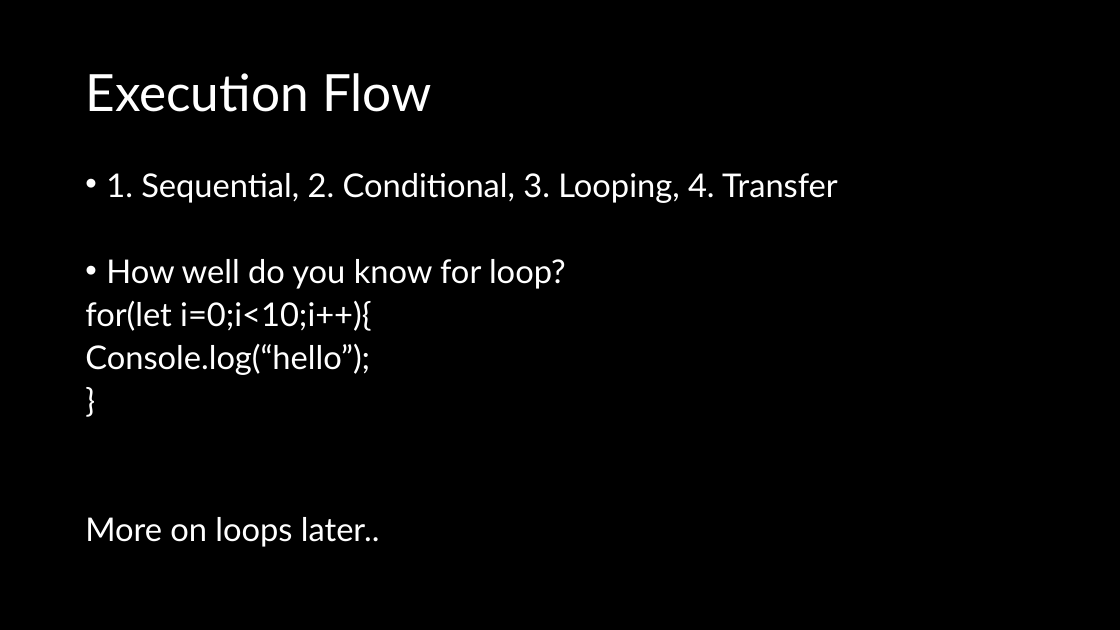
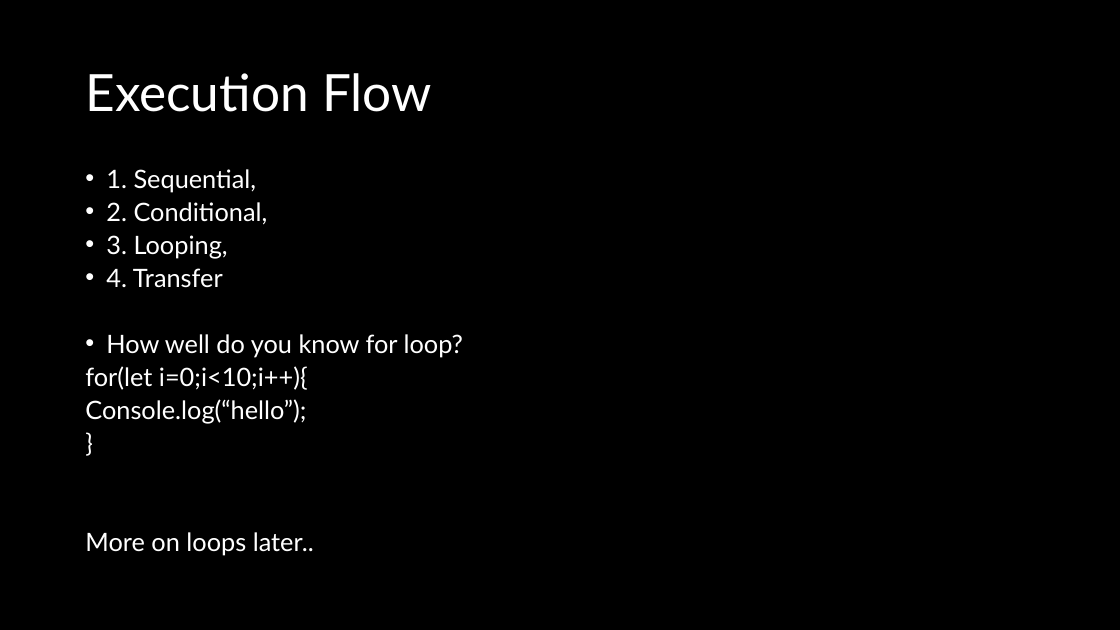
Before and after one commit to natiquekeyin/winter2025, a slide deck: slide 19 of JavaScript/Week1AND2/Week 1AND2.pptx. Drawn at 1120x630 pixels with LibreOffice and Linux fonts; fonts in the diff are those of the drawing. Boxes give left, top, right and bottom in pixels: in the first picture for what was removed or moved away, otherwise in the second. Text is boxed around its words. In the diff, an @@ line names an element or a change of style, - is before the commit and + after.

```diff
--- a/JavaScript/Week1AND2/Week 1AND2.pptx
+++ b/JavaScript/Week1AND2/Week 1AND2.pptx
@@ text at (x1=106, y1=169, x2=268, y2=288): text changed; size 28 to 21.7 pt @@
-• 1. Sequential, 2. Conditional, 3. Looping, 4. Transfer
+• 1. Sequential,
+• 2. Conditional,
+• 3. Looping,
+• 4. Transfer
@@ text at (x1=85, y1=334, x2=463, y2=555): size 28 to 21.7 pt in "How well do you know for loop?", "for(let i=0;i<10;i++){", "Console.log(“hello”);", "}" and 1 more places; line spacing 0.8 to 0.7 @@
```
Also in this commit, not shown: 1 other slide changed, 1 other file.
